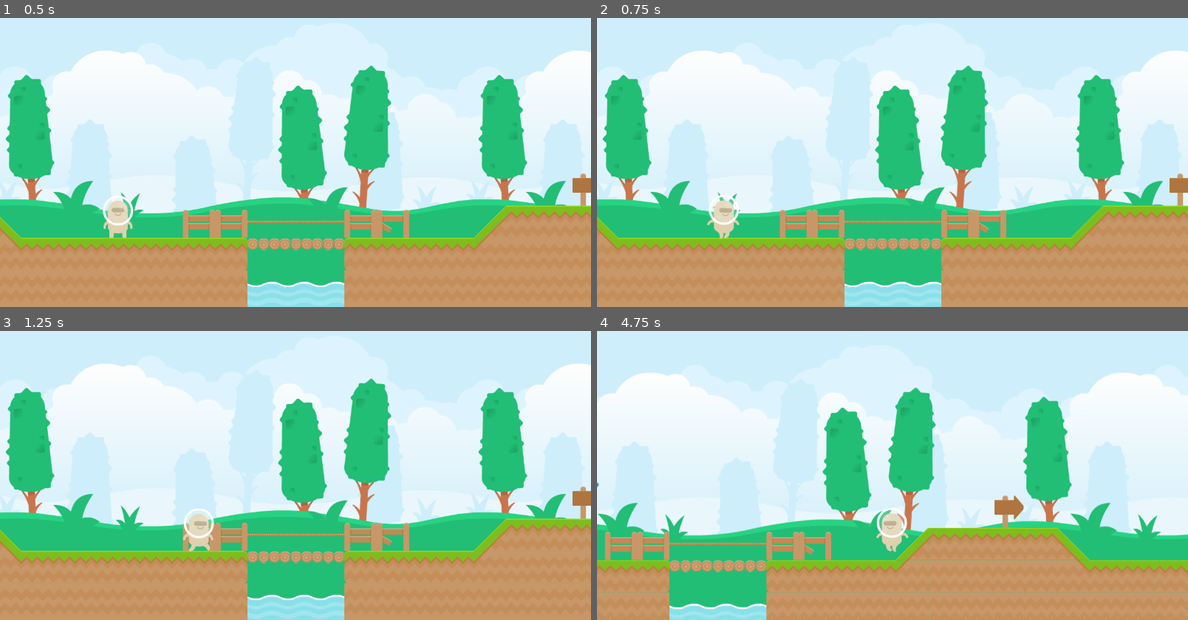
Above: before the commit, frames 1-4 (two rows, left to right).
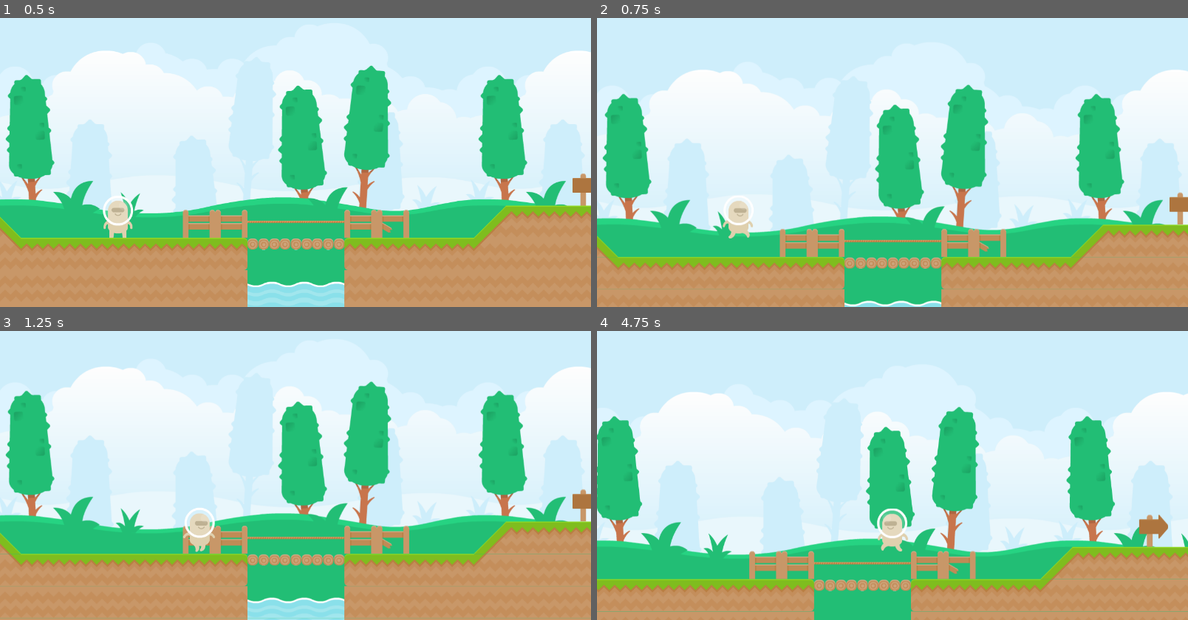
Above: after the commit, the same moments.

Repository: SpeedyLom/hueorph
Game: Godot game, scene res://entities/levels/Level0.tscn
Two runs of this game, one before a commit and one after it. Both use one fixed random seed, a clock stepped at 60 frames per second and the inputs below.
Inputs:
- Up to frame 1 (0.5 s): no input
- Up to frame 2 (0.75 s): tap Enter at 0.5 s; hold Right (ui_right) from 0.53 s (still down); tap Space (ui_select) at 0.6 s
- Up to frame 3 (1.25 s): keep holding Right (ui_right); tap Space (ui_select) at 0.77, 1.07 s
- Up to frame 4 (4.75 s): tap Space (ui_select) at 1.35, 1.52, 1.82, 2.1, 2.85, 3.02, 3.32, 3.6, 3.77, 4.07, 4.35, 4.52 s; release Right (ui_right) at 2.03 s; hold Left (ui_left) 2.03-2.78 s; hold Right (ui_right) 2.78-4.28 s; hold Left (ui_left) from 4.28 s (still down)

Frame 1 is identical in both runs. In frame 2, 26% of the frame differs, in the area x 0-100%, y 11-100%; in frame 3, 7.8%; in frame 4, 44%, in the area x 0-100%, y 14-100%.

Commit message:
Fix the movement and gravity

Diff:
--- a/entities/actors/HueorphBeige.gd
+++ b/entities/actors/HueorphBeige.gd
@@ -1,82 +1,39 @@
-class_name HueorphBeige
 extends KinematicBody2D
 
-enum {
-	IDLE,
-	WALK,
-}
+export (int) var _run_speed = 250
+export (int) var _jump_speed = -400
+export (int) var _gravity = 1200
 
-export var acceleration: int = 800
-export var gravity: int = 500
-export var friction: int = 1800
-export var run_speed: int = 380
-
-var _state: int = WALK
-var _velocity: Vector2 = Vector2()
+var _velocity = Vector2()
+var _jumping = false
 
 onready var _animated_sprite: AnimatedSprite = $AnimatedSprite
 
+func get_input():
+	_velocity.x = 0
+	var right = Input.is_action_pressed('ui_right')
+	var left = Input.is_action_pressed('ui_left')
+	var jump = Input.is_action_just_pressed('ui_select')
 
-func _physics_process(delta: float) -> void:
-	match _state:
-		IDLE:
-			_idle(delta)
-		WALK:
-			_walk(delta)
+	if jump and is_on_floor():
+		_jumping = true
+		_velocity.y = _jump_speed
+		_animated_sprite.animation = 'jump'
+	if right:
+		_velocity.x += _run_speed
+	if left:
+		_velocity.x -= _run_speed
 
-func _idle(delta: float) -> void:
-	_move(delta)
+	if _velocity.x:
+		_animated_sprite.animation = 'walk'
+		_animated_sprite.flip_h = _velocity.x < 0
+	else:
+		_animated_sprite.animation = 'idle'
 
-func _walk(delta: float) -> void:
-	_set_walk_velocity_by_input(delta)
-	_animate_walk_by_velocity()
-	_move(delta)
+func _physics_process(delta):
+	get_input()
+	_velocity.y += _gravity * delta
+	if _jumping and is_on_floor():
+		_jumping = false
 
-
-func _set_walk_velocity_by_input(delta: float) -> void:
-	var _input_vector := _get_normalized_vector_by_input()
-	var _run_delta := friction * delta
-	var _run_vector := Vector2()
-
-	if _walking(_input_vector):
-		_run_delta = acceleration * delta
-		_run_vector = _input_vector * run_speed
-
-	_velocity = _velocity.move_toward(_run_vector, _run_delta)
-
-
-func _get_normalized_vector_by_input() -> Vector2:
-	var _input_vector := Vector2()
-	_input_vector.x = _get_x_vector_by_input()
-
-	return _input_vector.normalized()
-
-
-func _get_x_vector_by_input() -> float:
-	var _x_vector := Input.get_action_strength("ui_right")
-	_x_vector -= Input.get_action_strength("ui_left")
-
-	return _x_vector
-
-
-func _walking(_input_vector: Vector2) -> bool:
-	return _input_vector.length() > 0
-
-
-func _animate_walk_by_velocity() -> void:
-	if _velocity.x:
-		_animated_sprite.flip_h = _velocity.x < 0
-
-	_animated_sprite.animation = _get_animation_name_from_velocity()
-
-
-func _get_animation_name_from_velocity() -> String:
-	if _velocity.x:
-		return "walk"
-
-	return "idle"
-
-
-func _move(delta: float) -> void:
-	_velocity.y += delta * gravity
-	_velocity = move_and_slide(_velocity, Vector2(0, -1))
+	_velocity = move_and_slide(_velocity, Vector2(0, -1), true)
--- a/entities/actors/HueorphBeige.tscn
+++ b/entities/actors/HueorphBeige.tscn
@@ -22,6 +22,16 @@
 "name": "duck",
 "speed": 5.0
 }, {
+"frames": [ ExtResource( 5 ), ExtResource( 6 ) ],
+"loop": true,
+"name": "climb",
+"speed": 5.0
+}, {
+"frames": [ ExtResource( 8 ) ],
+"loop": true,
+"name": "hurt",
+"speed": 5.0
+}, {
 "frames": [ ExtResource( 4 ) ],
 "loop": true,
 "name": "jump",
@@ -31,16 +41,6 @@
 "loop": true,
 "name": "walk",
 "speed": 6.0
-}, {
-"frames": [ ExtResource( 5 ), ExtResource( 6 ) ],
-"loop": true,
-"name": "climb",
-"speed": 5.0
-}, {
-"frames": [ ExtResource( 8 ) ],
-"loop": true,
-"name": "hurt",
-"speed": 5.0
 } ]
 
 [sub_resource type="CapsuleShape2D" id=2]
@@ -49,7 +49,6 @@
 
 [node name="HueorphBeige" type="KinematicBody2D"]
 script = ExtResource( 9 )
-run_speed = 360
 
 [node name="AnimatedSprite" type="AnimatedSprite" parent="."]
 position = Vector2( 0, -36 )
